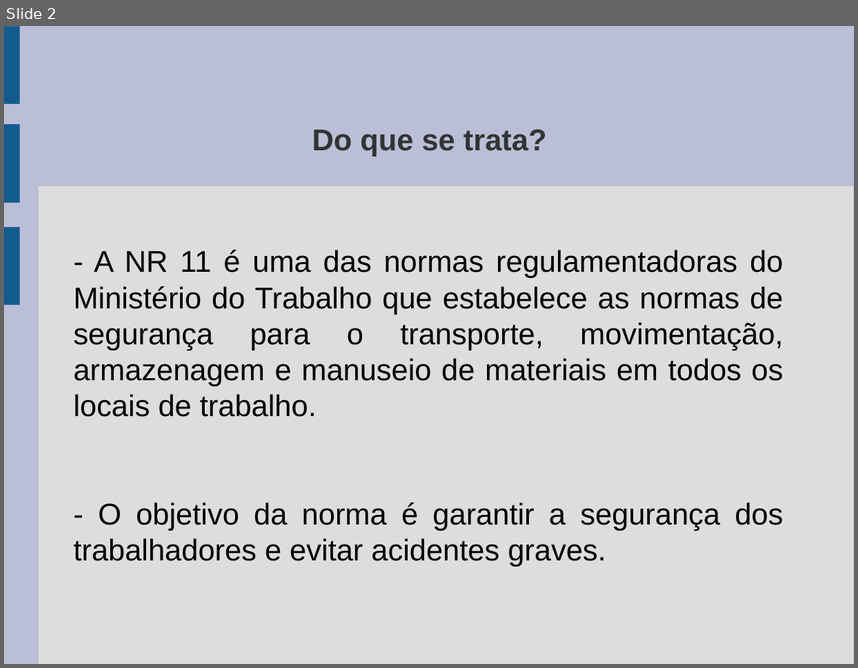
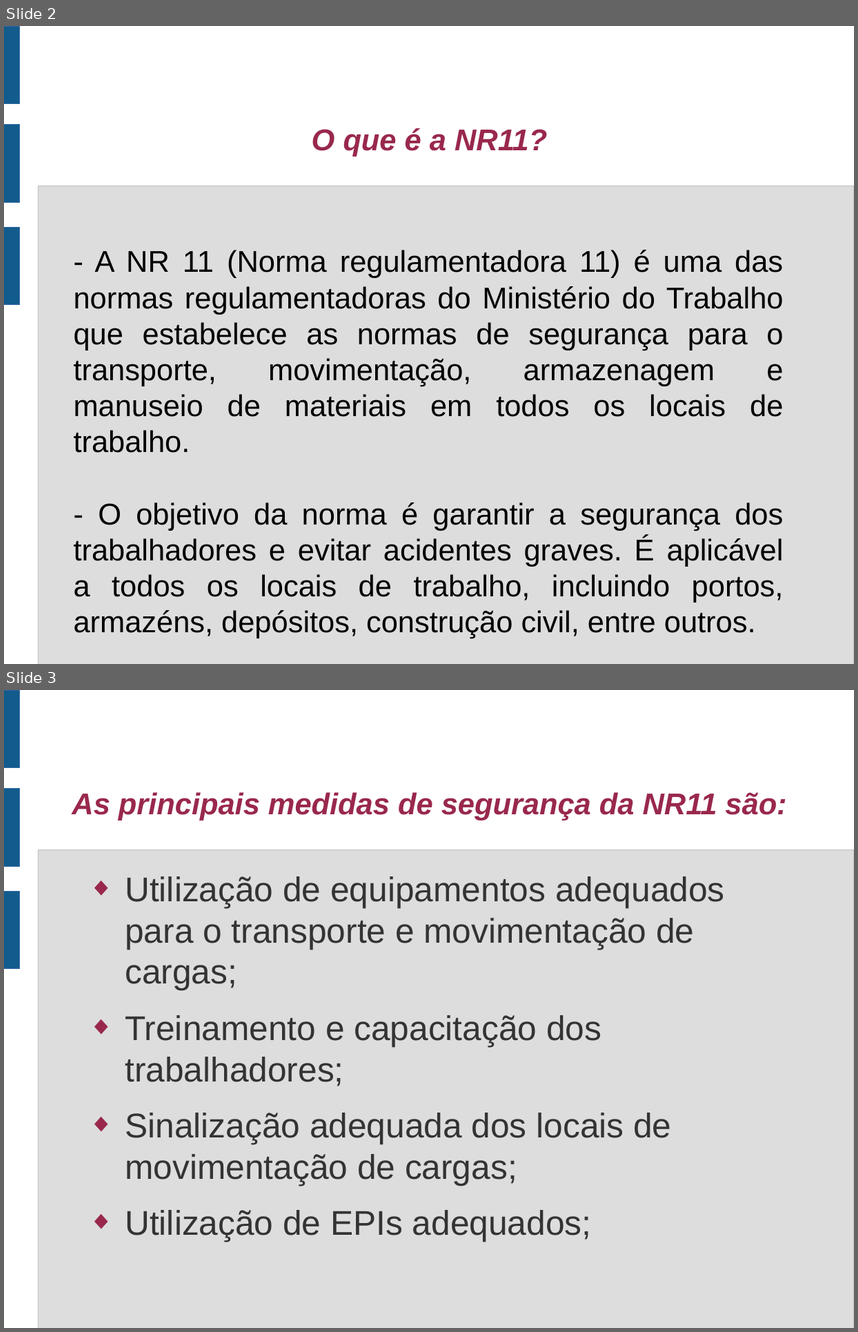
Before and after one commit to jharbes/SEGURANCA-INDUSTRIAL, a slide deck: material_NR11/apresentacaoNR11.odp. Shown one above the other, each under a label of ours: slide 2 before the commit, slides 2 and 3 after it. The pictures are 858x668 and 858x1332 pixels, drawn with LibreOffice and Linux fonts; fonts in the diff are those of the drawing. Boxes give left, top, right and bottom in pixels: in the first picture for what was removed or moved away, otherwise in the second. Text is boxed around its words. In the diff, an @@ line names an element or a change of style, - is before the commit and + after.

```diff
--- a/material_NR11/apresentacaoNR11.odp
+++ b/material_NR11/apresentacaoNR11.odp
@@ slide 3 added at bbox=[4, 690, 854, 1328], background #FFFFFF; not listed: 4 template elements that a slide beside it also shows @@
@@ title added at bbox=[72, 792, 786, 820], 28 pt, text #99284C, bold, italic @@
+As principais medidas de segurança da NR11 são:
@@ text added at bbox=[125, 876, 725, 1241], 32 pt, text #333333 @@
+◆ Utilização de equipamentos adequados para o transporte e movimentação de cargas;
+◆ Treinamento e capacitação dos trabalhadores;
+◆ Sinalização adequada dos locais de movimentação de cargas;
+◆ Utilização de EPIs adequados;
@@ slide 2 changed as well @@
@@ background #BABED6 to #FFFFFF @@
@@ title at bbox=[312, 128, 547, 156]: text changed; text colour #333333 to #99284C; italic on @@
-Do que se trata?
+O que é a NR11?
@@ text at bbox=[74, 250, 784, 602]: text changed @@
-- A NR 11 é uma das normas regulamentadoras do Ministério do Trabalho que estabelece as normas de segurança para o transporte, movimentação, armazenagem e manuseio de materiais em todos os locais de trabalho.
-- O objetivo da norma é garantir a segurança dos trabalhadores e evitar acidentes graves.
+- A NR 11 (Norma regulamentadora 11) é uma das normas regulamentadoras do Ministério do Trabalho que estabelece as normas de segurança para o transporte, movimentação, armazenagem e manuseio de materiais em todos os locais de trabalho.
+- O objetivo da norma é garantir a segurança dos trabalhadores e evitar acidentes graves. É aplicável a todos os locais de trabalho, incluindo portos, armazéns, depósitos, construção civil, entre outros.
```
Also in this commit, not shown: 6 other slides changed, 1 other slide added, 1 slide removed, 2 other files.
